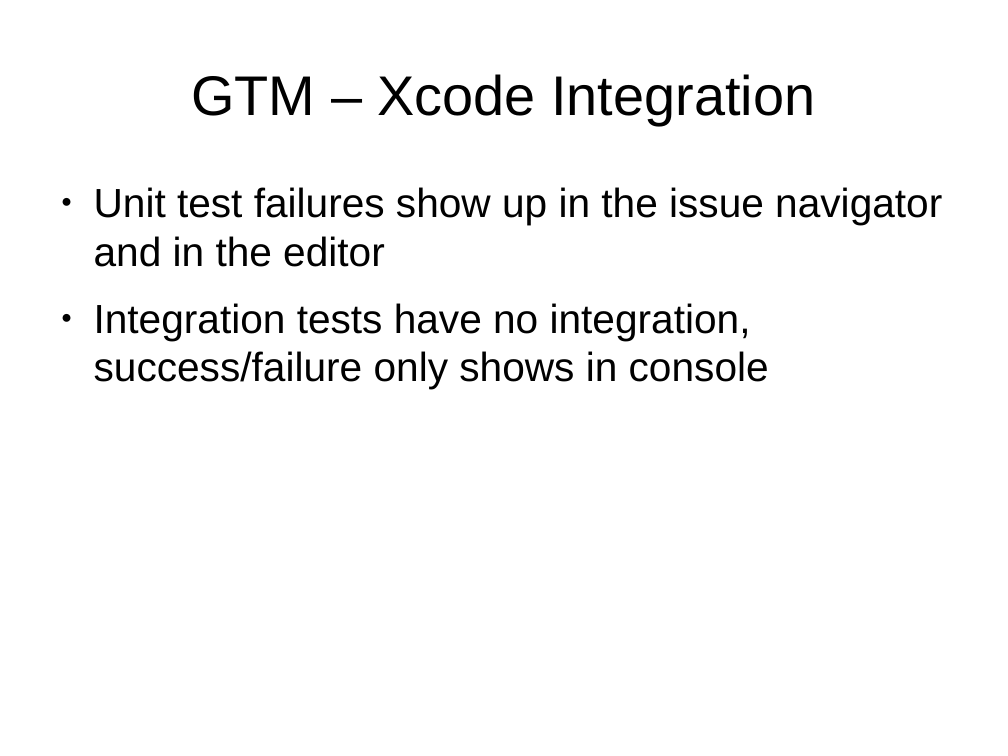
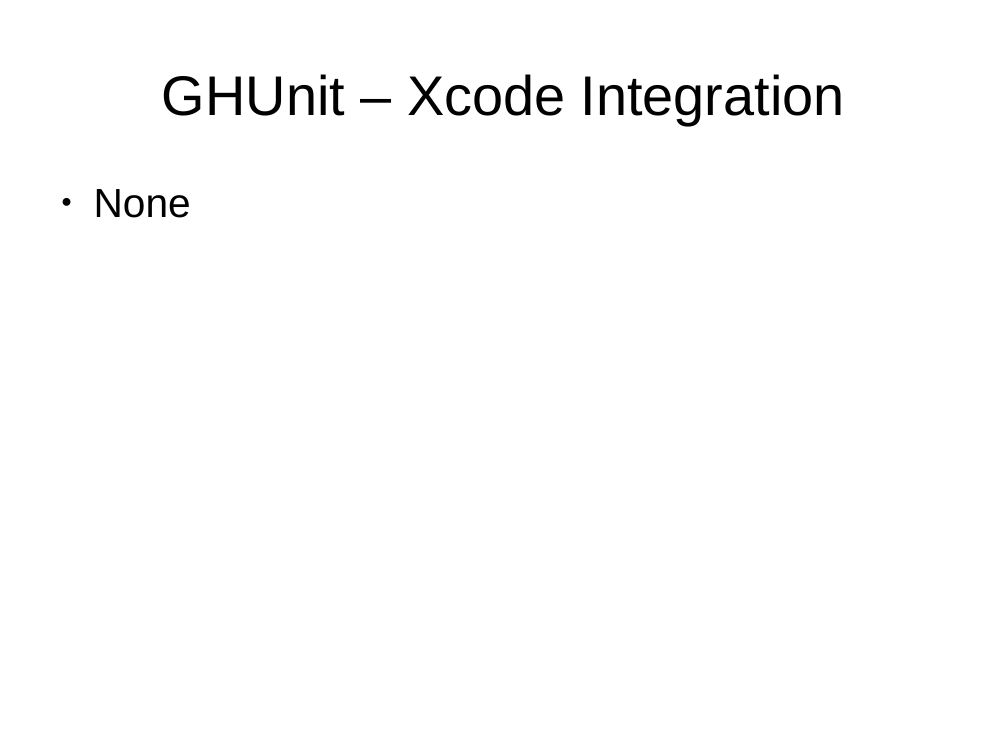
Before and after one commit to StlMobileDev/iPhone-Testing, a slide deck: slide 29 of Testing-Testing-iOS.odp. Drawn at 1008x756 pixels with LibreOffice and Linux fonts; fonts in the diff are those of the drawing. Boxes give left, top, right and bottom in pixels: in the first picture for what was removed or moved away, otherwise in the second. Text is boxed around its words. In the diff, an @@ line names an element or a change of style, - is before the commit and + after.

Commit message:
Finished GHUnit section.

```diff
--- a/Testing-Testing-iOS.odp
+++ b/Testing-Testing-iOS.odp
@@ title at box(162, 74, 845, 125): text changed @@
-GTM – Xcode Integration
+GHUnit – Xcode Integration
@@ text at box(94, 189, 191, 218): text changed @@
-● Unit test failures show up in the issue navigator and in the editor
-● Integration tests have no integration, success/failure only shows in console
+● None
```
Also in this commit, not shown: 6 other slides changed, 1 other file.
